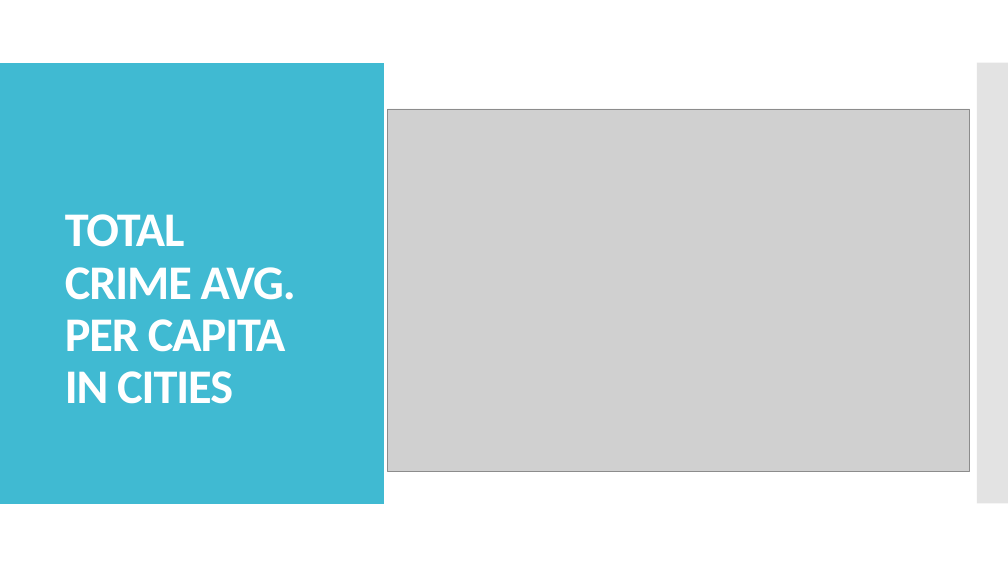
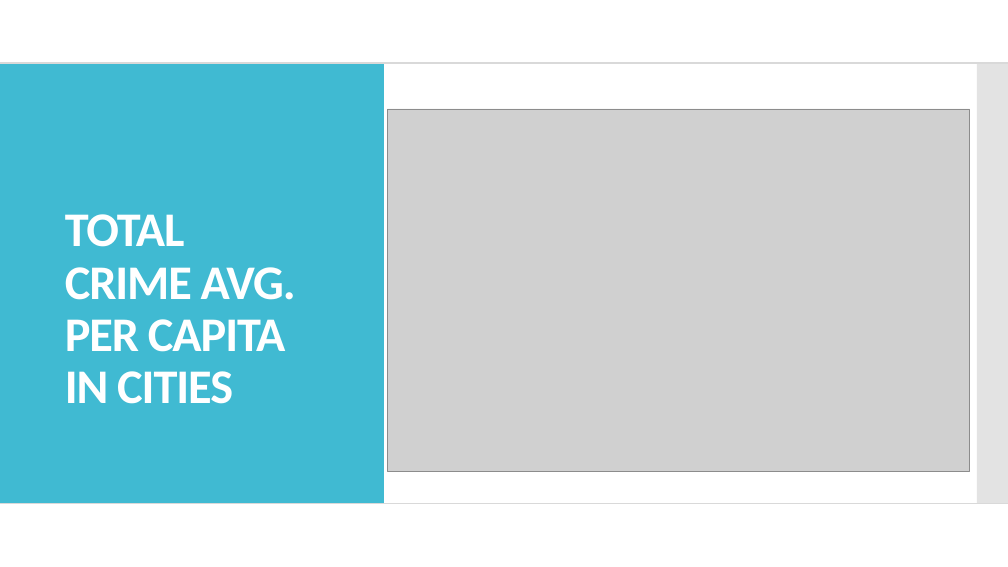
Before and after one commit to andresocorro/project_1, a slide deck: slide 9 of Presentation/final draft.pptx (slide 8 before the commit). Drawn at 1008x567 pixels with LibreOffice and Linux fonts; fonts in the diff are those of the drawing; grey boxes stand for pictures. Boxes give left, top, right and bottom in pixels: in the first picture for what was removed or moved away, otherwise in the second. Text is boxed around its words. In the diff, an @@ line names an element or a change of style, - is before the commit and + after.

```diff
--- a/Presentation/final draft.pptx
+++ b/Presentation/final draft.pptx
@@ line added from (0, 63) to (1008, 63), #D9D9D9 1.5 pt @@
@@ line added from (0, 504) to (1008, 504), #D9D9D9 1.5 pt @@
```
Also in this commit, not shown: 9 other slides changed, 5 slides added, 1 slide removed, 1 other file.
